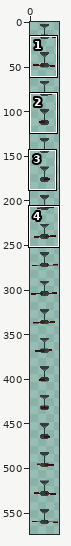
Sprite sheet: firstplatformer/Assets/Foreground/CeilingFanjustthefan-Sheet.png. The picture above shows the old version from afar; the outline marks the close-up.
Close-up. Old version:
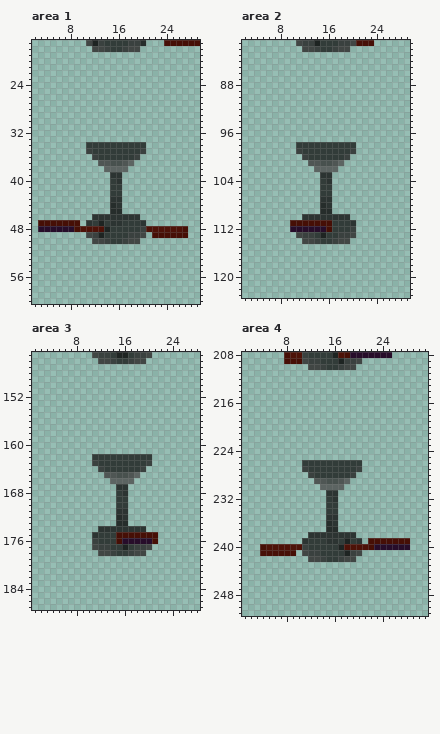
The file is 32x576 pixels. Colours within 5 levels of each other are drawn and written as one. Shown: area 1: x 2..29, y 17..60; area 2: x 2..29, y 81..123; area 3: x 1..28, y 145..187; area 4: x 1..31, y 208..251. The wide view leaves out empty margins. The commit also changed other parts of the picture, which this record leaves out.
Now the later version:
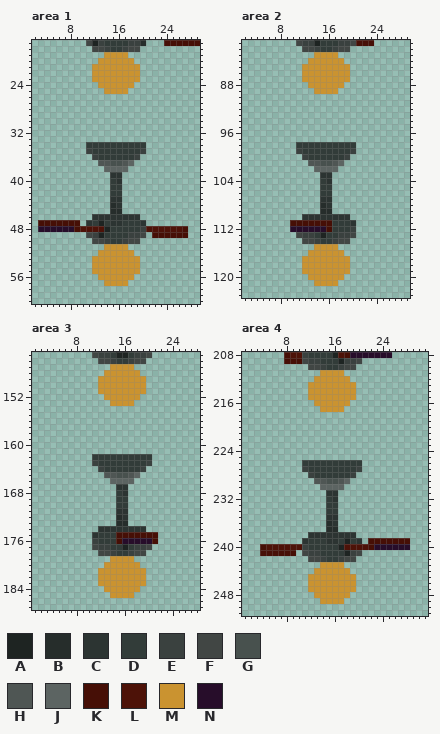
Palette (. is transparent): A #1e2422  B #262d2b  C #2c3432  D #323c39  E #3a413f  F #414644  G #48514e  H #4f5654  J #5c6462  K #460f06  L #4d1208  M #ca9330  N #270d2a
The exact change:
Area 1:
y 19: x 14..17 .... -> MMMM
y 20: x 13..18 ...... -> MMMMMM
y 21..23: x 12..19 ........ -> MMMMMMMM
y 24: x 13..18 ...... -> MMMMMM
y 25: x 14..17 .... -> MMMM
y 51: x 14..17 .... -> MMMM
y 52: x 13..18 ...... -> MMMMMM
y 53..55: x 12..19 ........ -> MMMMMMMM
y 56: x 13..18 ...... -> MMMMMM
y 57: x 14..17 .... -> MMMM
Area 2:
y 83: x 14..17 .... -> MMMM
y 84: x 13..18 ...... -> MMMMMM
y 85..87: x 12..19 ........ -> MMMMMMMM
y 88: x 13..18 ...... -> MMMMMM
y 89: x 14..17 .... -> MMMM
y 115: x 14..17 .... -> MMMM
y 116: x 13..18 ...... -> MMMMMM
y 117..119: x 12..19 ........ -> MMMMMMMM
y 120: x 13..18 ...... -> MMMMMM
y 121: x 14..17 .... -> MMMM
Area 3:
y 147: x 14..17 .... -> MMMM
y 148: x 13..18 ...... -> MMMMMM
y 149..151: x 12..19 ........ -> MMMMMMMM
y 152: x 13..18 ...... -> MMMMMM
y 153: x 14..17 .... -> MMMM
y 179: x 14..17 .... -> MMMM
y 180: x 13..18 ...... -> MMMMMM
y 181..183: x 12..19 ........ -> MMMMMMMM
y 184: x 13..18 ...... -> MMMMMM
y 185: x 14..17 .... -> MMMM
Area 4:
y 211: x 14..17 .... -> MMMM
y 212: x 13..18 ...... -> MMMMMM
y 213..215: x 12..19 ........ -> MMMMMMMM
y 216: x 13..18 ...... -> MMMMMM
y 217: x 14..17 .... -> MMMM
y 243: x 14..17 .... -> MMMM
y 244: x 13..18 ...... -> MMMMMM
y 245..247: x 12..19 ........ -> MMMMMMMM
y 248: x 13..18 ...... -> MMMMMM
y 249: x 14..17 .... -> MMMM
Where, in picture pixels (left, top, right, bottom), the same in both close-ups:
added: (92, 52, 140, 94)
added: (92, 244, 140, 286)
added: (302, 52, 350, 94)
added: (302, 244, 350, 286)
added: (98, 364, 146, 406)
added: (98, 556, 146, 598)
added: (308, 370, 356, 412)
added: (308, 562, 356, 604)
